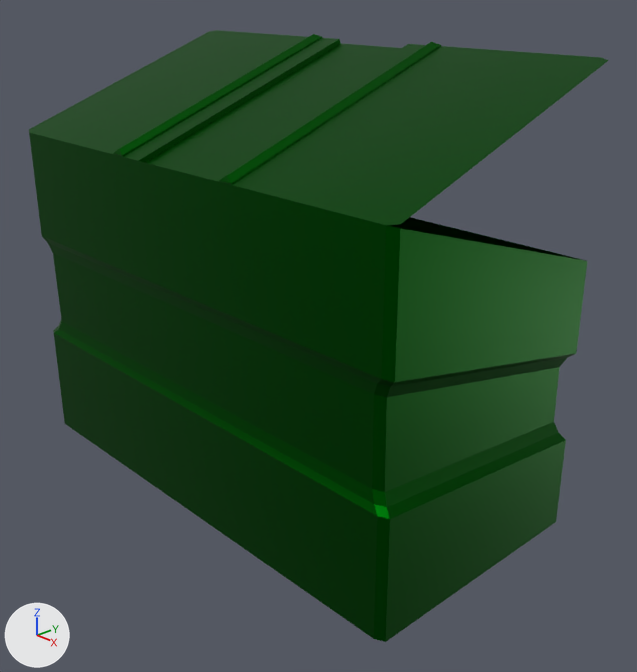
What one commit did to the Blender file assets/Dumpster.blend.
The view is the same before and after, from a camera (50 mm lens) standing at (5.23, -4.51, 3.1) and looking at (0.35, 0.09, 0.36). The axes (+X, +Y, +Z) are drawn at lower left. The lights are the same throughout. The older version comes first.
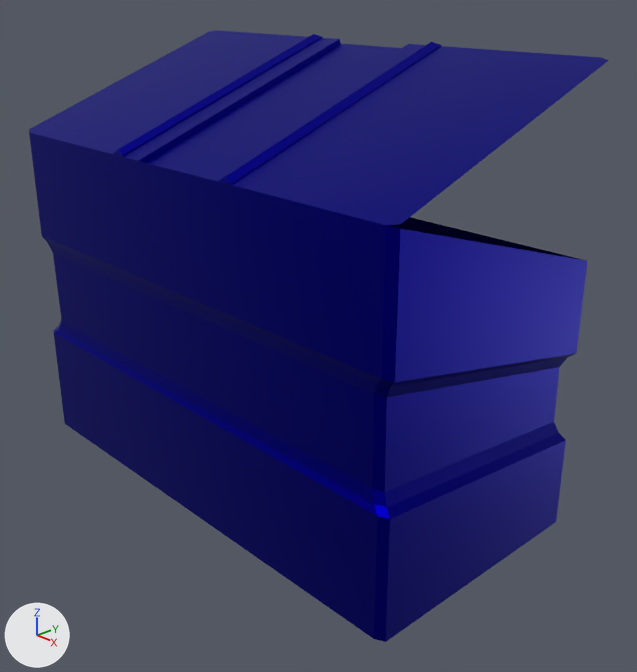
Commit message: Blue Dumpster

Location of each change, [x1, y1, x2, y2] in pixels of the pictures (637 x 672 px):
```json
{"object": "Cube", "change": "recoloured", "before": [29, 133, 587, 642], "after": [29, 133, 587, 642], "on screen": "green to blue"}
{"object": "Cube.002", "change": "recoloured", "before": [29, 30, 608, 225], "after": [29, 30, 608, 225], "on screen": "green to blue"}
```

The change, as JSON lines over the scene's bpy script:
```json
{"block": "mat_material", "where": "n2 = _N.new('ShaderNodeRGB'); n2.name = 'Color.001'"}
{"op": "set", "path": "n2.outputs[0].default_value", "old": "(0.000139, 0.0974, 0.00198, 1.0)", "new": "(0.000727, 0.0, 0.295, 1.0)", "note": "'Color', dark green #005807 -> 'Color', blue #020094"}
```
